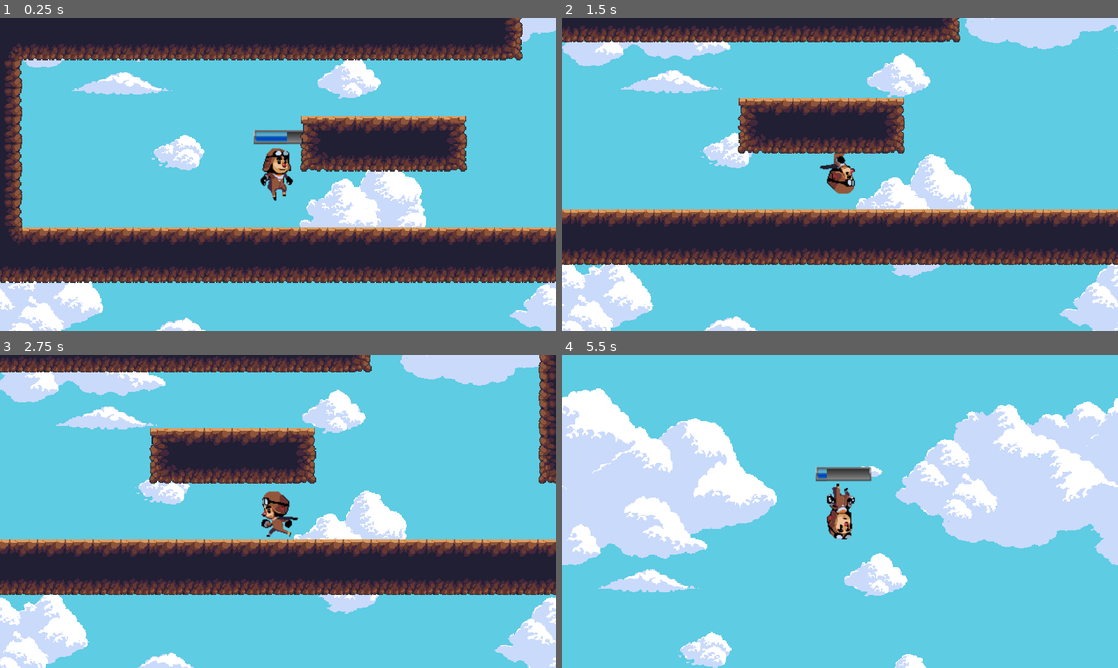
Above: before the commit, frames 1-4 (two rows, left to right).
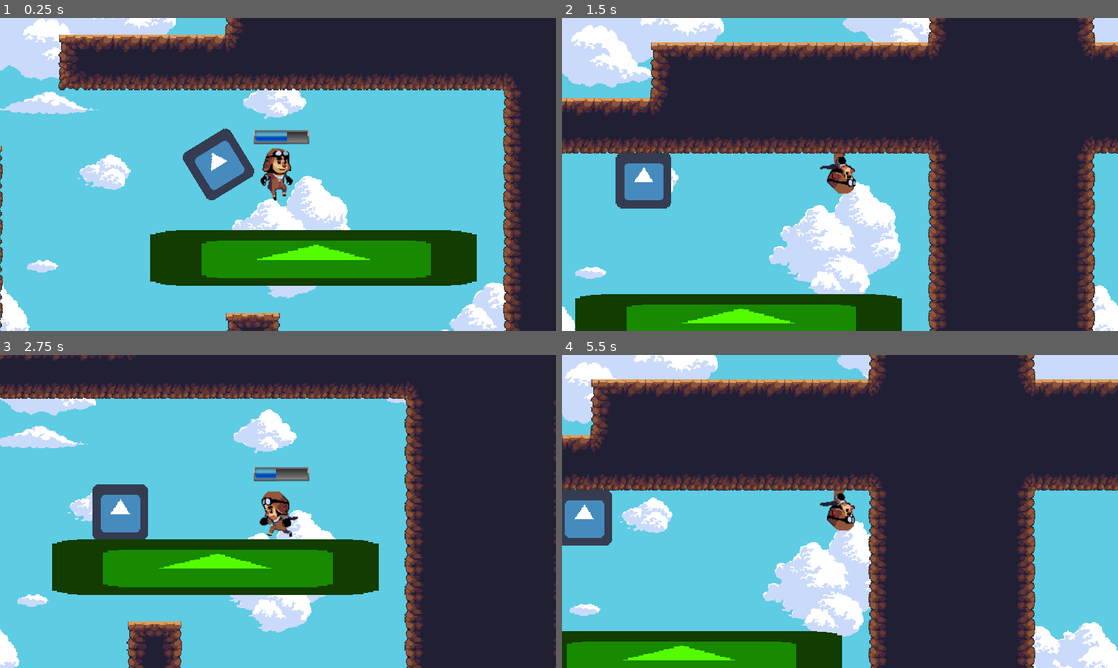
Above: after the commit, the same moments.

Repository: ilisparrow/petitjeu
Game: Godot game, scene res://jeux.tscn
Two runs of this game, one before a commit and one after it. Both use one fixed random seed, a clock stepped at 60 frames per second and the inputs below. The engine's default icon, where the game draws it, is replaced by a stand-in: a white triangle on a blue panel in a dark square.
Inputs:
- Up to frame 1 (0.25 s): no input
- Up to frame 2 (1.5 s): hold X 0.53-1.28 s; hold Right (ui_right) from 0.53 s (still down); tap Space at 0.77 s; tap Q at 1.35 s
- Up to frame 3 (2.75 s): tap Space at 1.52 s; release Right (ui_right) at 2.03 s; hold Left (ui_left) from 2.03 s (still down); hold M from 2.03 s (still down)
- Up to frame 4 (5.5 s): release Left (ui_left) at 2.78 s; release M at 2.78 s; hold Right (ui_right) 2.78-4.28 s; tap P at 2.85 s; tap Space at 3.02, 3.77, 4.52 s; hold X 3.53-4.28 s; hold Left (ui_left) 4.28-5.03 s; tap Q at 4.35 s; hold Right (ui_right) from 5.03 s (still down); hold M from 5.03 s (still down)

The runs differ from the first frame. In frame 1, 61% of the frame differs, in the area x 0-100%, y 0-100%; in frame 2, 80%; in frame 3, 66%; in frame 4, 80%.

Commit message:
zone glisse (ok), parcontre le RigideBody ne glisse pas

Diff:
--- a/monJeux 3/KinematicBody2D.gd
+++ b/monJeux 3/KinematicBody2D.gd
@@ -12,6 +12,7 @@
 var STEPWIND = 7
 var inertiaMainCaractere = 10
 var globalVar = 1
+var listNom=[]
 
 
 func _input(event):
@@ -70,20 +71,22 @@
 			mouvement.y=-JUMP
 		if friction==true:
 			for body in bodies:
-				if body.name=="KinematicBody2D":
-					mouvement.x=lerp(mouvement.x,0,-0.24)
+				listNom.append(body.name)
+			print(listNom)
+			if 'KinematicBody2D' in listNom:
+				mouvement.x=lerp(mouvement.x,0,0)
+				listNom=[]
+			else:
+				mouvement.x=lerp(mouvement.x,0,0.1)
 
-			#var kinematic_touche=false
-			#for i in range(len(bodies)):
-				#var colli=bodies[i]
-				#if colli.is_class("KinematicBody2D"):
-				#	kinematic_touche=true
-				#if kinematic_touche:
-					#mouvement.x=lerp(mouvement.x,0,-0.25)
-					#kinematic_touche=false
+			#if 'RigideBody2D' in listNom:
 
-				else:
-					mouvement.x=lerp(mouvement.x,0,0.1)
+			#	get_parent().get_node("RigidBody2D").friction=1
+			#else:
+			#	get_parent().get_node("RigidBody2D").friction=0
+
+			#listNom=[]
+
 	elif is_on_ceiling()  :
 		if Input.is_action_just_pressed("ui_up"):#on utilise just_pressed pour le saut
 			mouvement.y=JUMP
--- a/monJeux 3/jeux.tscn
+++ b/monJeux 3/jeux.tscn
@@ -22,7 +22,7 @@
 [node name="jeux" type="Node"]
 
 [node name="KinematicBody2D" parent="." instance=ExtResource( 1 )]
-position = Vector2( 295.404, 539.43 )
+position = Vector2( 1149.89, 313.155 )
 
 [node name="RigidBody2D" type="RigidBody2D" parent="."]
 position = Vector2( 1081.47, 315.066 )
